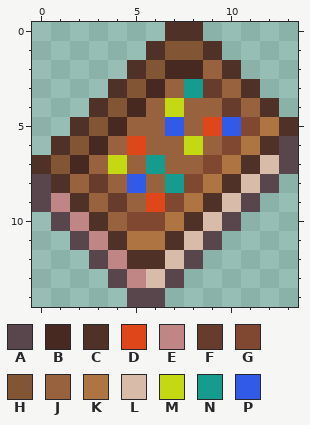
Two versions of one pixel-art sprite, Items/Weapons/CreamSpray.png. The picture above was drawn from the file before the commit.
The file is 28x30 pixels, drawn in blocks of 2x2; one block is one cell here.
Palette (. is transparent): A #59464c  B #482922  C #4f3128  D #df461a  E #c08585  F #673c2c  G #804831  H #825635  J #99623e  K #ae7542  L #d8bba9  M #c5d913  N #169c8e  P #315ae8
New version:
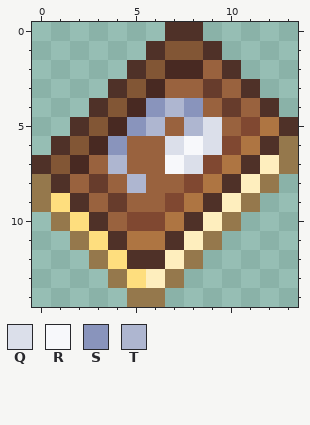
Colours new in this view: Q #dbdfea  R #f7f8fb  S #8994bc  T #aeb6d0
The edit:
Colour A changes from #59464c to #95784c.
Colour E changes from #c08585 to #fede7e.
Colour L changes from #d8bba9 to #feeebe.
Colour J replaces colour D in row 6 at x 5; in row 9 at x 6.
Colour J replaces colour N in row 3 at x 8; in row 7 at x 6; in row 8 at x 7.
Colour J replaces colour P in row 5 at x 7 and 10.
Colour Q replaces colour D in row 5 at x 9.
Colour Q replaces colour J in row 6 at x 7 and 9; in row 7 at x 8.
Colour R replaces colour J in row 7 at x 7.
Colour R replaces colour M in row 6 at x 8.
Colour S replaces colour J in row 4 at x 6 and 8; in row 5 at x 5; in row 6 at x 4.
Colour T replaces colour J in row 5 at x 6 and 8.
Colour T replaces colour M in row 4 at x 7; in row 7 at x 4.
Colour T replaces colour P in row 8 at x 5.
Boxes around the changes in both pictures, in picture pixels (x1, y1, x2, y2):
changed: (32, 79, 298, 307)
